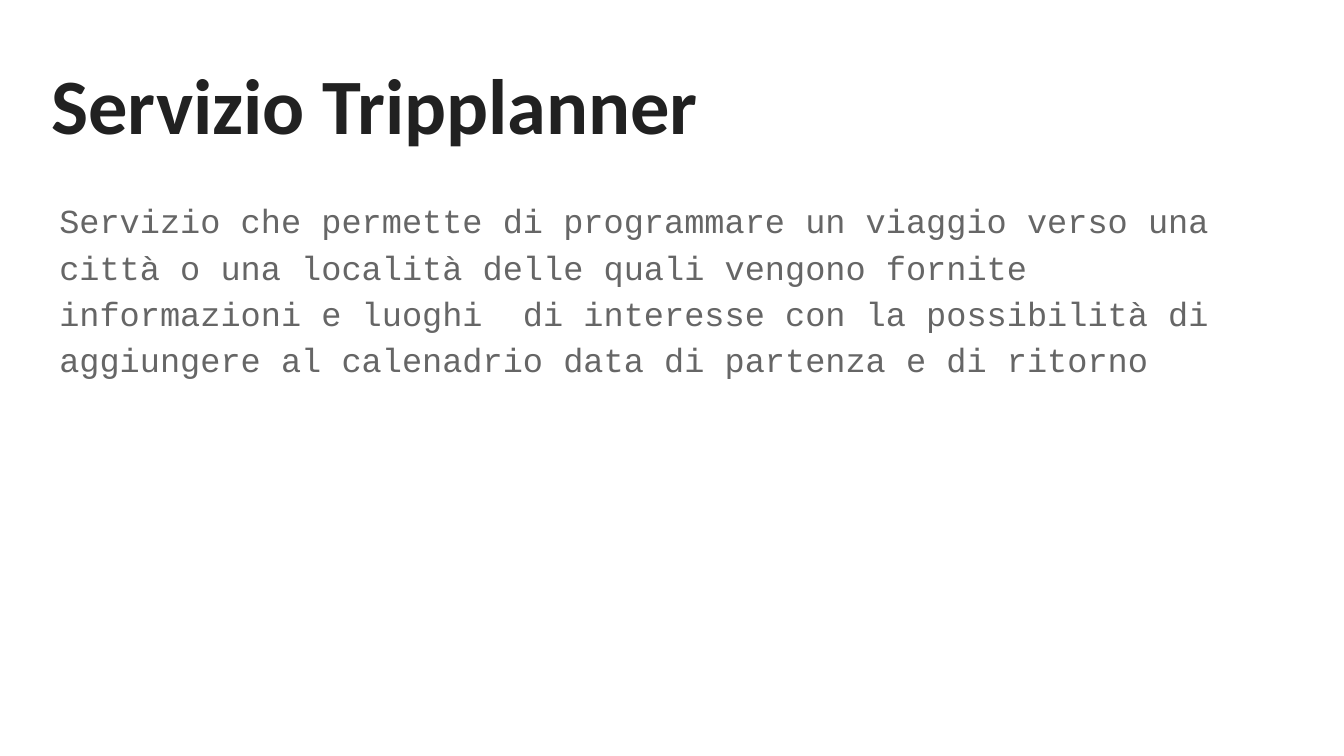
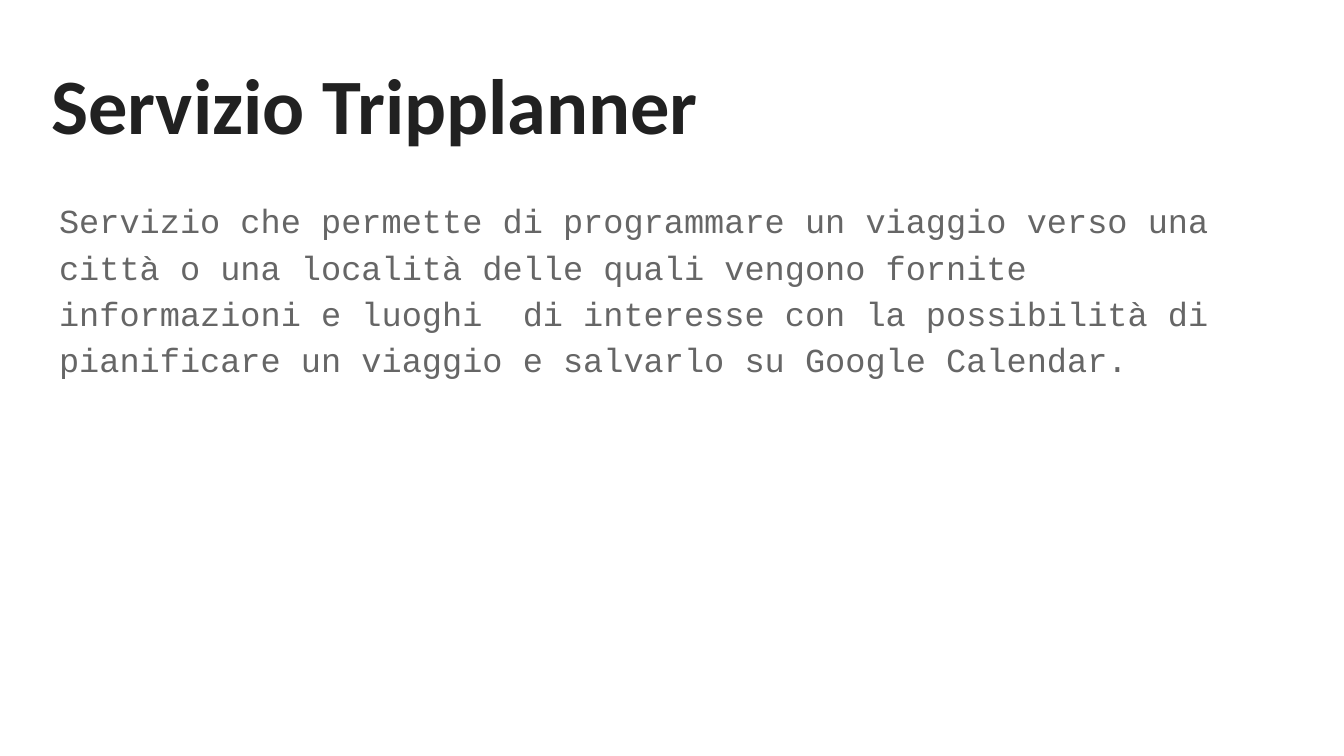
Before and after one commit to gibr098/Tripplanner, a slide deck: slide 2 of Tripplanner Slides.odp. Drawn at 1344x756 pixels with LibreOffice and Linux fonts; fonts in the diff are those of the drawing. Boxes give left, top, right and bottom in pixels: in the first picture for what was removed or moved away, otherwise in the second. Text is boxed around its words. In the diff, an @@ line names an element or a change of style, - is before the commit and + after.

```diff
--- a/Tripplanner Slides.odp
+++ b/Tripplanner Slides.odp
@@ text at [59,209,1208,379]: text changed @@
-Servizio che permette di programmare un viaggio verso una città o una località delle quali vengono fornite informazioni e luoghi di interesse con la possibilità di aggiungere al calenadrio data di partenza e di ritorno
+Servizio che permette di programmare un viaggio verso una città o una località delle quali vengono fornite informazioni e luoghi di interesse con la possibilità di pianificare un viaggio e salvarlo su Google Calendar.
```
Also in this commit, not shown: 4 other slides changed, 1 slide added, 21 other files.
